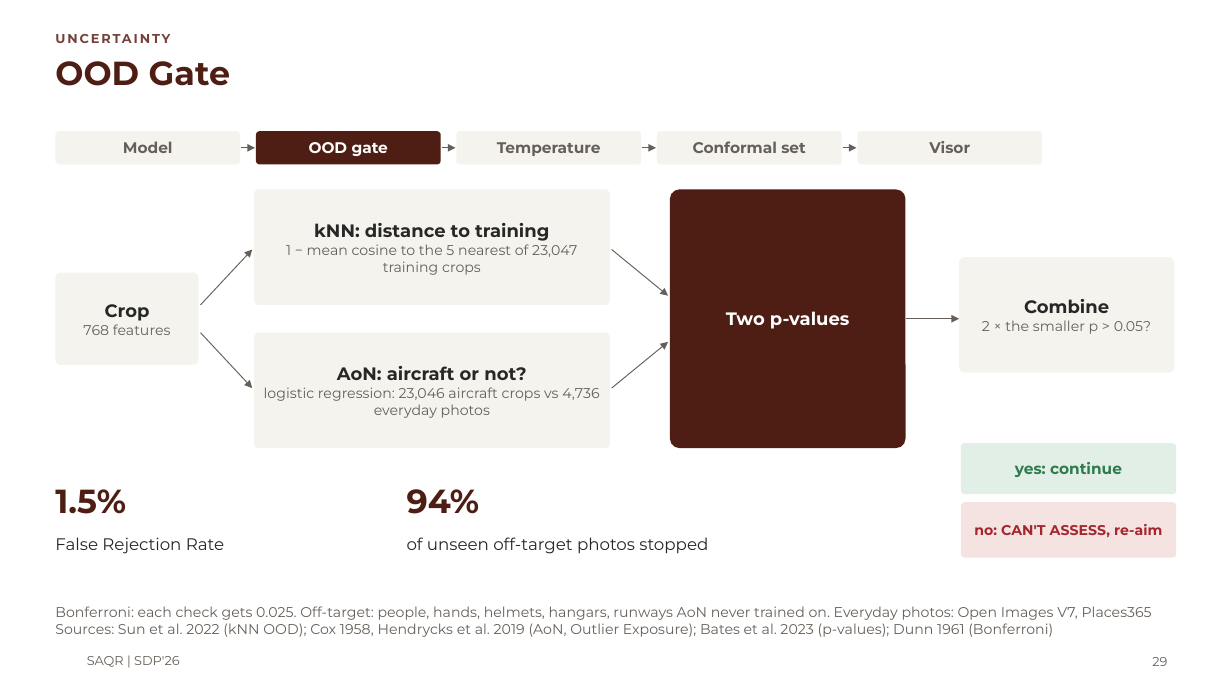
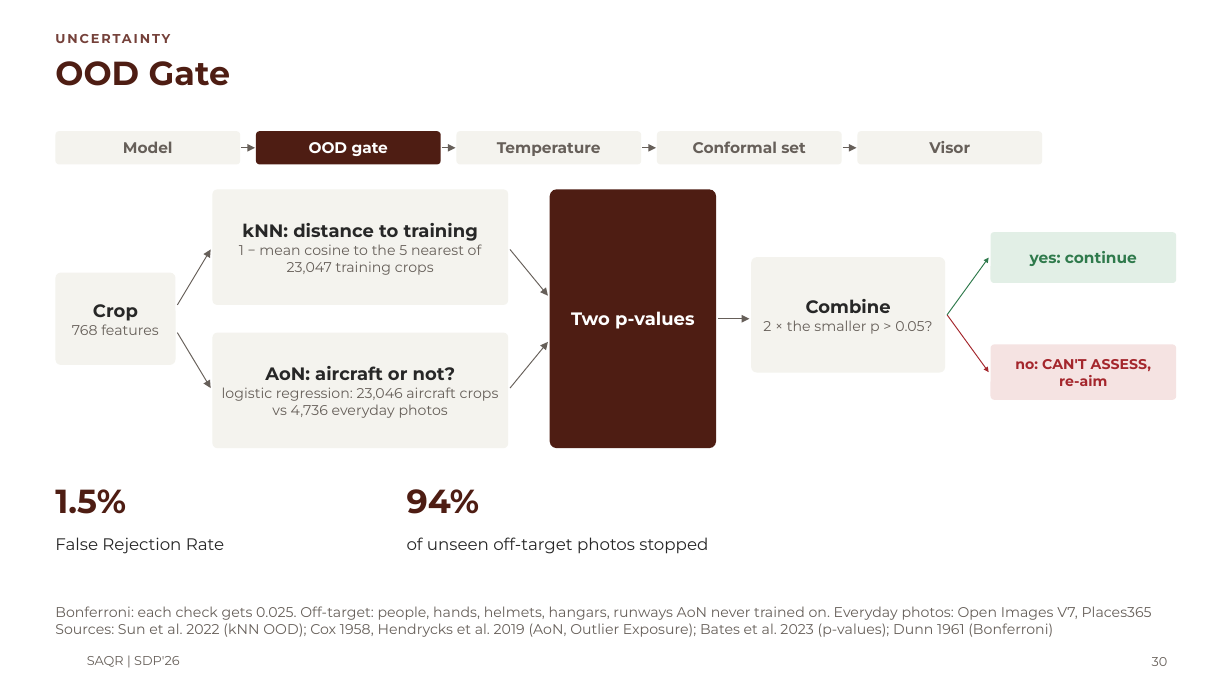
Before and after one commit to MASAR-AUS/SAQR, a slide deck: slide 30 of SAQR CMP490 Presentation.pptx (slide 29 before the commit). Drawn at 1232x693 pixels with LibreOffice and Linux fonts; fonts in the diff are those of the drawing; background and template pictures are left out. Boxes give left, top, right and bottom in pixels: in the first picture for what was removed or moved away, otherwise in the second. Text is boxed around its words. In the diff, an @@ line names an element or a change of style, - is before the commit and + after.

```diff
--- a/SAQR CMP490 Presentation.pptx
+++ b/SAQR CMP490 Presentation.pptx
@@ rounded rectangle "kNN: distance to training": place and size @@
-rounded rectangle "kNN: distance to training" at (254, 189, 610, 305)
+rounded rectangle "kNN: distance to training" at (213, 189, 508, 305)
@@ rounded rectangle "Two p-values": place and size @@
-rounded rectangle "Two p-values" at (670, 189, 906, 448)
+rounded rectangle "Two p-values" at (550, 189, 716, 448)
@@ rounded rectangle "yes: continue": place and size @@
-rounded rectangle "yes: continue" at (961, 444, 1177, 494)
+rounded rectangle "yes: continue" at (991, 232, 1177, 283)
@@ arrow moved from (201, 305) - (252, 250) to (177, 305) - (211, 250) @@
@@ arrow moved from (612, 250) - (668, 296) to (510, 250) - (548, 296) @@
@@ rounded rectangle "Combine": place and size @@
-rounded rectangle "Combine" at (959, 257, 1175, 372)
+rounded rectangle "Combine" at (751, 257, 945, 372)
@@ arrow added from (947, 315) to (989, 258), #2F7A4C 0.75 pt @@
@@ rounded rectangle "Crop": place and size @@
-rounded rectangle "Crop" at (55, 273, 199, 365)
+rounded rectangle "Crop" at (55, 273, 176, 365)
@@ arrow moved from (906, 319) - (959, 319) to (718, 319) - (750, 319) @@
@@ arrow added from (947, 315) to (989, 372), #A4262C 0.75 pt @@
@@ arrow moved from (201, 333) - (252, 388) to (177, 333) - (211, 388) @@
@@ rounded rectangle "AoN: aircraft or not?": place and size @@
-rounded rectangle "AoN: aircraft or not?" at (254, 333, 610, 448)
+rounded rectangle "AoN: aircraft or not?" at (213, 333, 508, 448)
@@ arrow moved from (612, 388) - (668, 342) to (510, 388) - (548, 342) @@
@@ rounded rectangle "no: CAN'T ASSESS, re-aim": place and size @@
-rounded rectangle "no: CAN'T ASSESS, re-aim" at (961, 503, 1177, 558)
+rounded rectangle "no: CAN'T ASSESS, re-aim" at (991, 345, 1177, 400)
@@ page number at (1152, 657, 1168, 666): text changed @@
-29
+30
```
Also in this commit, not shown: 15 other slides changed, 3 other files.
